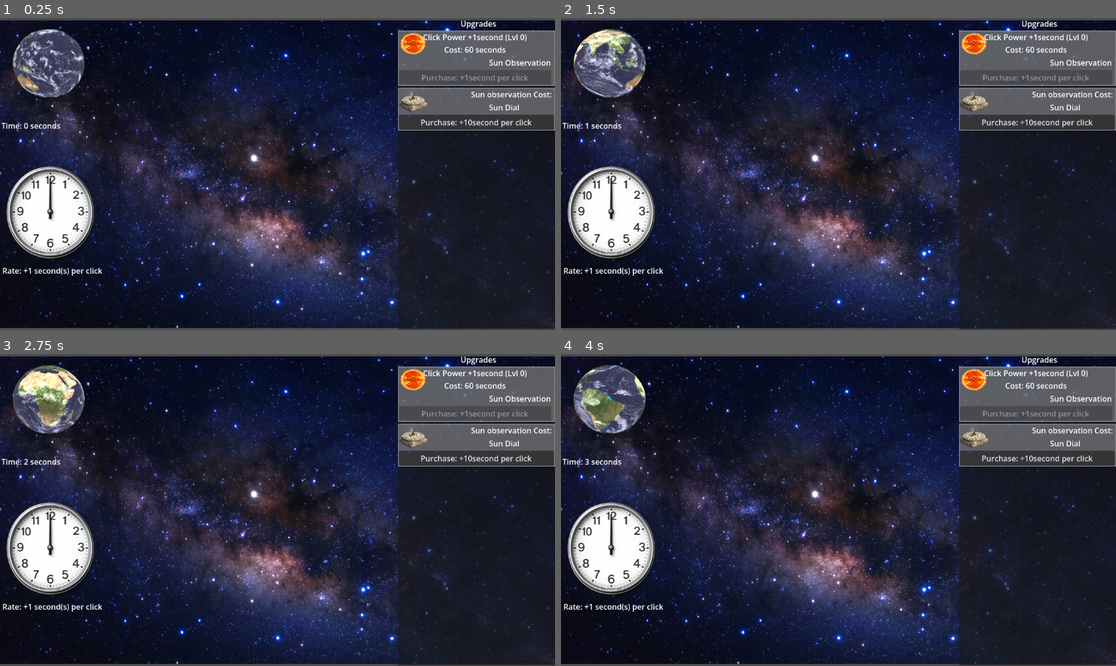
Above: before the commit, frames 1-4 (two rows, left to right).
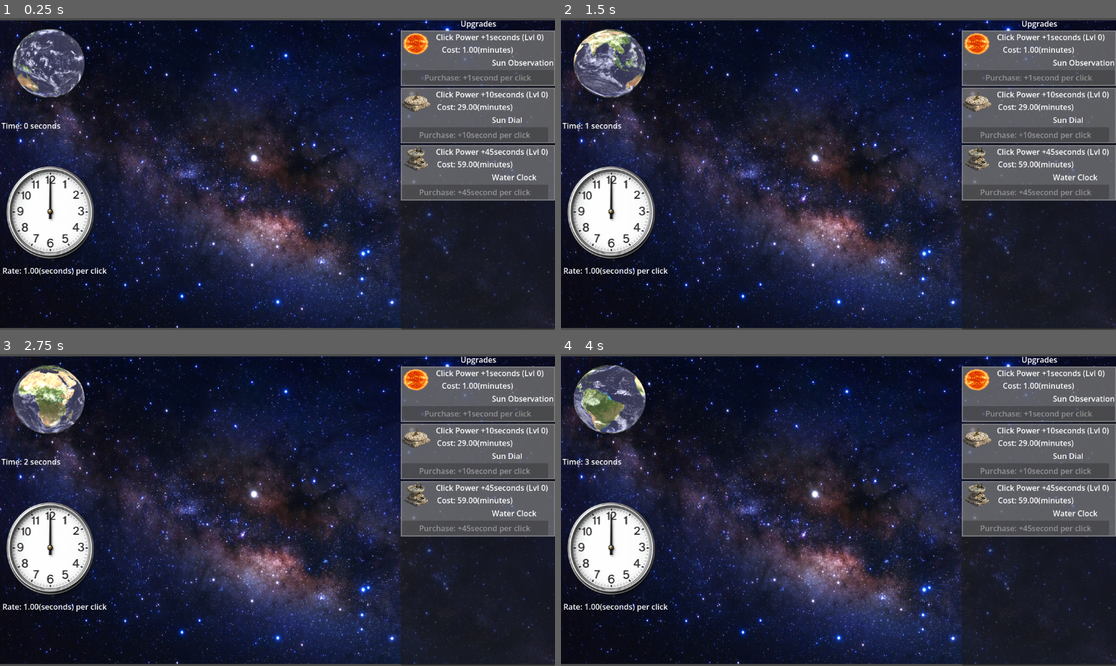
Above: after the commit, the same moments.

Repository: emersonschn/NEWT
Game: Godot game, scene res://Main.tscn
Two runs of this game, one before a commit and one after it. Both use one fixed random seed, a clock stepped at 60 frames per second and the inputs below.
Inputs (mouse positions are in pixels of both pictures, inside the frame that each line leads up to):
- Up to frame 1 (0.25 s): no input
- Up to frame 2 (1.5 s): click (1038, 120) at 0.5 s, where only the run before the commit has a clickable "Purchase: +10second per click"; click (610, 214) at 1.25 s
- Up to frame 3 (2.75 s): click (49, 550) at 2 s
- Up to frame 4 (4 s): click (1038, 456) at 2.75 s, where only the run before the commit has a clickable "Purchase: +10second per click"; click (610, 550) at 3.5 s

The runs differ from the first frame. In frame 1, 9.2% of the frame differs, in the area x 4-100%, y 4-100%; in frame 2, 9.2%; in frame 3, 9.2%; in frame 4, 9.2%.

Commit message:
alpha .14

Diff:
--- a/Main.gd
+++ b/Main.gd
@@ -4,19 +4,26 @@
 var total_time: int = 0
 
 # time per click
-var click: int = 1
+var click: float = 1.00
 
 # upgrade data sun
-const CLICK_SUN_UPGRADE := "Click Power +1second"
+const CLICK_SUN_UPGRADE := "            Click Power +1seconds"
 const CLICK_SUN_UPGRADE_BASE_COST := 60
 const CLICK_SUN_UPGRADE_GROWTH := 1.15
 var click_sun_upgrade_level: int = 0
 
 # upgrade data sundial
-const CLICK_SUNDIAL_UPGRADE := "CLick Power +10second"
-const CLICK_SUNDIAL_UPGRADE_BASE_COST := 600
+const CLICK_SUNDIAL_UPGRADE := "                 Click Power +10seconds"
+const CLICK_SUNDIAL_UPGRADE_BASE_COST := 60 * 29
 const CLICK_SUNDIAL_UPGRADE_GROWTH := 1.15
 var click_sundial_upgrade_level: int = 0
+
+# upgrade water clock
+const CLICK_WATERCLOCK_UPGRADE := "                 Click Power +45seconds"
+const CLICK_WATERCLOCK_UPGRADE_BASE_COST := 60 * 59
+const CLICK_WATERCLOCK_UPGRADE_GROWTH := 1.15
+var click_waterclock_upgrade_level: int = 0
+
 
 # begin
 @onready var time_label: Label = $TimeCountLabel
@@ -31,10 +38,15 @@
 @onready var sundial_title: Label = $UI/UpgradesPanel/MarginContainer/ScrollContainer/UpgradesList/SunDialUpgrade/MarginContainer/HBoxContainer/VBoxContainer/Title
 @onready var sundial_purchase_button: Button = $UI/UpgradesPanel/MarginContainer/ScrollContainer/UpgradesList/SunDialUpgrade/MarginContainer/HBoxContainer/VBoxContainer/BuyButton
 
+# waterclock upgrade
+@onready var waterclock_title: Label = $UI/UpgradesPanel/MarginContainer/ScrollContainer/UpgradesList/WaterClockUpgrade/MarginContainer/HBoxContainer/VBoxContainer/Title
+@onready var waterclock_purchase_button: Button = $UI/UpgradesPanel/MarginContainer/ScrollContainer/UpgradesList/WaterClockUpgrade/MarginContainer/HBoxContainer/VBoxContainer/BuyButton
+
 func _ready() -> void:
 	clock_button.pressed.connect(_on_clock_button_pressed)
 	sun_purchase_button.pressed.connect(_on_sun_purchase_button)
 	sundial_purchase_button.pressed.connect(_on_sundial_purchase_button)
+	waterclock_purchase_button.pressed.connect(_on_waterclock_purchase_button)
 	_update_label()
 
 func _on_clock_button_pressed() -> void:
@@ -57,21 +69,43 @@
 	_update_label()
 
 func _on_sundial_purchase_button() -> void:
-	var cost := _get_sun_upgrade_cost()
+	var cost := _get_sundial_upgrade_cost()
 
 	if total_time < cost:
 		return
 
 	total_time -= cost
-	click_sun_upgrade_level += 1
+	click_sundial_upgrade_level += 1
 
 	# increase click power
 	click += 10
 
 	_update_label()
 
+func _on_waterclock_purchase_button() -> void:
+	var cost_waterclock := _get_waterclock_upgrade_cost()
+
+	if total_time < cost_waterclock:
+		return
+
+	total_time -= cost_waterclock
+	click_waterclock_upgrade_level += 1
+
+	# increase click power
+	click += 45
+
+	_update_label()
+
 func _get_sun_upgrade_cost() -> int:
 	var cost_f := float(CLICK_SUN_UPGRADE_BASE_COST) * pow(CLICK_SUN_UPGRADE_GROWTH, float(click_sun_upgrade_level))
+	return int(ceil(cost_f))
+
+func _get_sundial_upgrade_cost() -> int:
+	var cost_f := float(CLICK_SUNDIAL_UPGRADE_BASE_COST) * pow(CLICK_SUNDIAL_UPGRADE_GROWTH, float(click_sundial_upgrade_level))
+	return int(ceil(cost_f))
+
+func _get_waterclock_upgrade_cost() -> int:
+	var cost_f := float(CLICK_WATERCLOCK_UPGRADE_BASE_COST) * pow(CLICK_WATERCLOCK_UPGRADE_GROWTH, float(click_waterclock_upgrade_level))
 	return int(ceil(cost_f))
 
 func _flash_button() -> void:
@@ -97,15 +131,52 @@
 		var hours := float(total_time) / 3600.0
 		return "%.2f hours" % hours
 
+func _get_rate_ratio(click: int) -> float:
+	if click >= 60.00 && click < 3600:
+		return click / 60.00
+	elif click >= 3600:
+		return click / 60.00
+	else:
+		return click
+
+func _get_rate_label(click: int) -> String:
+	if click < 60:
+		return "(seconds)"
+	elif click < 3600:
+		return "(minutes)"
+	else:
+		return"(hours)"
+
 func _update_label() -> void:
 	time_label.text = "Time: " + _get_time_label(total_time)
-	rate_label.text = "Rate: +%d second(s) per click" % click
+	rate_label.text = "Rate: %.2f%s per click" % [_get_rate_ratio(click),_get_rate_label(click)]
 
-	var cost := _get_sun_upgrade_cost()
-	sun_title.text = "%s (Lvl %d)\nCost: %d seconds" % [
+	var cost_sun := _get_sun_upgrade_cost()
+	sun_title.text = "%s (Lvl %d)\nCost: %.2f%s" % [
 		CLICK_SUN_UPGRADE,
 		click_sun_upgrade_level,
-		cost
+		_get_rate_ratio(cost_sun),
+		_get_rate_label(cost_sun)
 	]
 
-	sun_purchase_button.disabled = total_time < cost
+	sun_purchase_button.disabled = total_time < cost_sun
+
+	var cost_sundial := _get_sundial_upgrade_cost()
+	sundial_title.text = "%s (Lvl %d)\nCost: %.2f%s" % [
+		CLICK_SUNDIAL_UPGRADE,
+		click_sundial_upgrade_level,
+		_get_rate_ratio(cost_sundial),
+		_get_rate_label(cost_sundial)
+	]
+
+	sundial_purchase_button.disabled = total_time < cost_sundial
+
+	var cost_waterclock := _get_waterclock_upgrade_cost()
+	waterclock_title.text = "%s (Lvl %d)\nCost: %.2f%s" % [
+		CLICK_WATERCLOCK_UPGRADE,
+		click_waterclock_upgrade_level,
+		_get_rate_ratio(cost_waterclock),
+		_get_rate_label(cost_waterclock)
+	]
+
+	waterclock_purchase_button.disabled = total_time < cost_waterclock
--- a/Main.tscn
+++ b/Main.tscn
@@ -10,6 +10,7 @@
 [ext_resource type="Texture2D" uid="uid://c5qj02o0w66r4" path="res://Resources/clockIcon.png" id="7_5vw27"]
 [ext_resource type="Texture2D" uid="uid://b85v6lf8fd37j" path="res://Resources/sun.png" id="9_kek77"]
 [ext_resource type="Texture2D" uid="uid://dpvhlevrjrjh1" path="res://Resources/sundial.png" id="10_4c57u"]
+[ext_resource type="Texture2D" uid="uid://dst4ws40wt6gc" path="res://Resources/waterclock.png" id="11_efxa6"]
 
 [sub_resource type="StandardMaterial3D" id="StandardMaterial3D_1bvp3"]
 albedo_texture = ExtResource("1_0xm2m")
@@ -190,6 +191,38 @@
 layout_mode = 2
 text = "Purchase: +10second per click"
 
+[node name="WaterClockUpgrade" type="PanelContainer" parent="UI/UpgradesPanel/MarginContainer/ScrollContainer/UpgradesList" unique_id=1600010224]
+layout_mode = 2
+theme_override_styles/panel = SubResource("StyleBoxFlat_4c57u")
+
+[node name="MarginContainer" type="MarginContainer" parent="UI/UpgradesPanel/MarginContainer/ScrollContainer/UpgradesList/WaterClockUpgrade" unique_id=1485857975]
+layout_mode = 2
+
+[node name="HBoxContainer" type="HBoxContainer" parent="UI/UpgradesPanel/MarginContainer/ScrollContainer/UpgradesList/WaterClockUpgrade/MarginContainer" unique_id=1017355845]
+layout_mode = 2
+theme = SubResource("Theme_efxa6")
+
+[node name="WaterClockIcon" type="Sprite2D" parent="UI/UpgradesPanel/MarginContainer/ScrollContainer/UpgradesList/WaterClockUpgrade/MarginContainer/HBoxContainer" unique_id=1123555782]
+position = Vector2(29.2, 25.7)
+scale = Vector2(0.062109377, 0.05527344)
+texture = ExtResource("11_efxa6")
+
+[node name="VBoxContainer" type="VBoxContainer" parent="UI/UpgradesPanel/MarginContainer/ScrollContainer/UpgradesList/WaterClockUpgrade/MarginContainer/HBoxContainer" unique_id=1536128813]
+layout_mode = 2
+
+[node name="Title" type="Label" parent="UI/UpgradesPanel/MarginContainer/ScrollContainer/UpgradesList/WaterClockUpgrade/MarginContainer/HBoxContainer/VBoxContainer" unique_id=549839508]
+layout_mode = 2
+text = "                                    "
+horizontal_alignment = 1
+
+[node name="Description" type="Label" parent="UI/UpgradesPanel/MarginContainer/ScrollContainer/UpgradesList/WaterClockUpgrade/MarginContainer/HBoxContainer/VBoxContainer" unique_id=1595369372]
+layout_mode = 2
+text = "                                             Water Clock"
+
+[node name="BuyButton" type="Button" parent="UI/UpgradesPanel/MarginContainer/ScrollContainer/UpgradesList/WaterClockUpgrade/MarginContainer/HBoxContainer/VBoxContainer" unique_id=990429943]
+layout_mode = 2
+text = "Purchase: +45second per click"
+
 [node name="UpgradesPanelLabel" type="Label" parent="UI" unique_id=1233085286]
 anchors_preset = 1
 anchor_left = 1.0
Binary file added: Resources/waterclock.png
Not shown, added: Resources/waterclock.png.import
